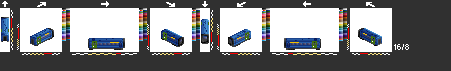
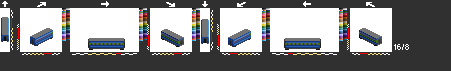
The second 451 x 71 image is a revision of the first. Changes to its layers:
hid "mfadsb1", painted on it over [1, 22, 375, 50]
hid "mfa" over [1, 17, 382, 50]
showed "ffdsb2" over [2, 17, 382, 49]
showed "ff" over [1, 17, 382, 50]
